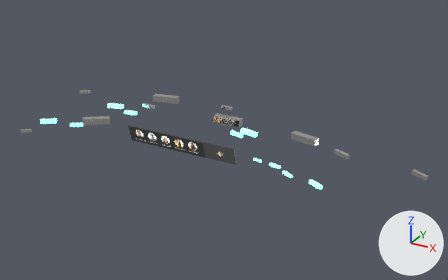
The glTF model files/fountaintest/xrpeeps_1.glb, before and after one commit.
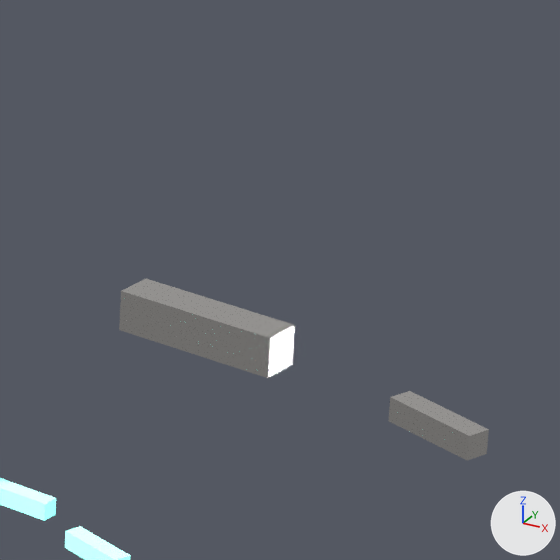
The first picture shows the older version from a 50 mm lens placed at (129.1, -171.3, 131.6), pointed at (13.6, 38.7, 26.6). The close-ups show both versions on the part from 61% to 81% of the width and 31% to 63% of the height of that picture. Every picture has the same lights, and +X, +Y and +Z are marked at lower right. Where no turn or scale is listed for an object, it has been applied to the vertices.
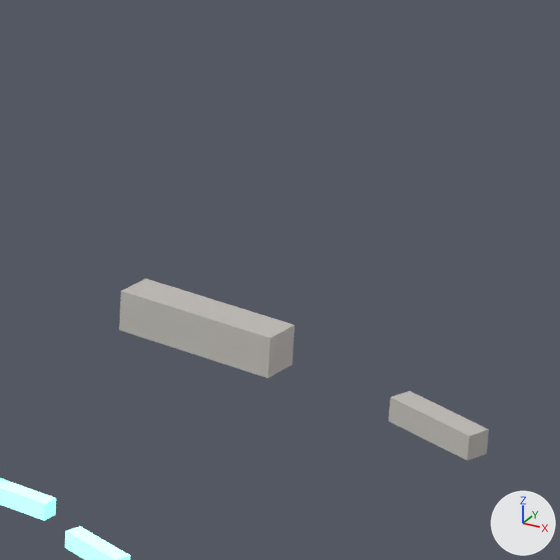
Pixel boxes (x1, y1, x2, y2) of what changed, in the close-ups (560 x 560 px):
'Cube.012', surface changed: (119, 279, 295, 378) in both
'Cube.013', surface changed: (388, 391, 489, 460) in both

What the commit changed:
In material 'Material' (mat_material), roughness goes from 0.157 to 1.0.
